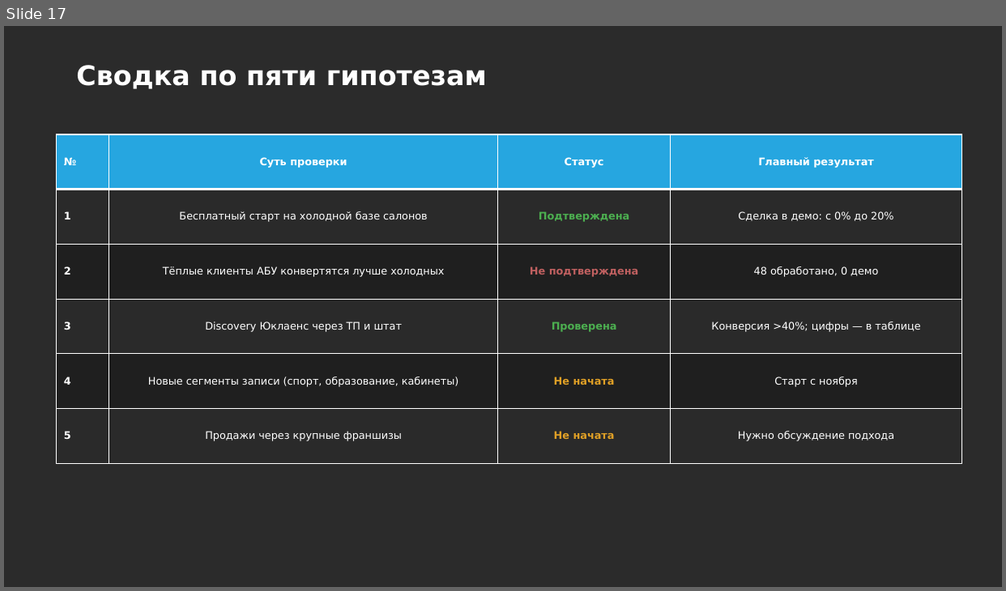
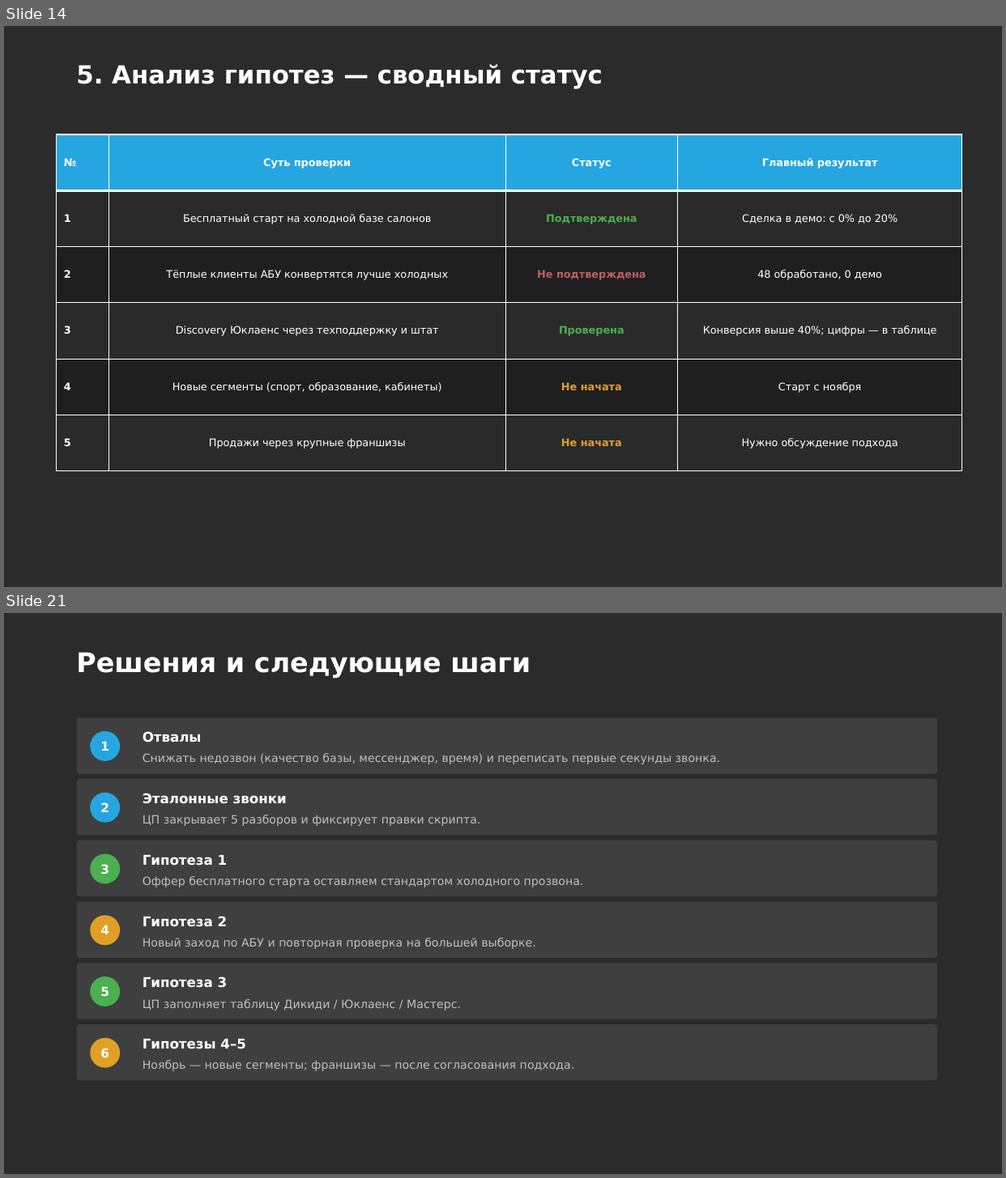
Before and after one commit to daaanilNikonov/for-lisa, a slide deck: presentation/Блиц-запись_Отчет_по_гипотезам.pptx. Shown one above the other, each under a label of ours: slide 17 before the commit, slides 14 and 21 after it; the slides between them are not shown. The pictures are 1006x591 and 1006x1178 pixels, drawn with LibreOffice and Linux fonts; fonts in the diff are those of the drawing; background and template pictures are left out; a plain dark background stands for a picture behind light text. Boxes give left, top, right and bottom in pixels: in the first picture for what was removed or moved away, otherwise in the second. Text is boxed around its words. In the diff, an @@ line names an element or a change of style, - is before the commit and + after.

```diff
--- a/presentation/Блиц-запись_Отчет_по_гипотезам.pptx
+++ b/presentation/Блиц-запись_Отчет_по_гипотезам.pptx
@@ slide 21 added at (x1=4, y1=613, x2=1002, y2=1174), background picture (left out) @@
@@ title added at (x1=76, y1=652, x2=530, y2=678), 26 pt, text #FFFFFF, bold @@
+Решения и следующие шаги
@@ rounded rectangle added at (x1=77, y1=717, x2=938, y2=774), fill #3F3F3F @@
@@ ellipse added at (x1=90, y1=731, x2=120, y2=761), fill #26A6E0 @@
@@ text added at (x1=143, y1=731, x2=202, y2=742), 13 pt, text #FFFFFF, bold @@
+Отвалы
@@ text added at (x1=100, y1=741, x2=109, y2=751), 12 pt, text #FFFFFF, bold @@
+1
@@ text added at (x1=143, y1=753, x2=720, y2=764), 11 pt, text #BFBFBF @@
+Снижать недозвон (качество базы, мессенджер, время) и переписать первые секунды звонка.
@@ rounded rectangle added at (x1=77, y1=779, x2=938, y2=835), fill #3F3F3F @@
@@ ellipse added at (x1=90, y1=793, x2=120, y2=823), fill #26A6E0 @@
@@ text added at (x1=100, y1=803, x2=109, y2=812), 12 pt, text #FFFFFF, bold @@
+2
@@ text added at (x1=143, y1=793, x2=287, y2=804), 13 pt, text #FFFFFF, bold @@
+Эталонные звонки
@@ text added at (x1=143, y1=815, x2=480, y2=826), 11 pt, text #BFBFBF @@
+ЦП закрывает 5 разборов и фиксирует правки скрипта.
@@ rounded rectangle added at (x1=77, y1=841, x2=938, y2=897), fill #3F3F3F @@
@@ ellipse added at (x1=90, y1=854, x2=120, y2=884), fill #4CAF50 @@
@@ text added at (x1=143, y1=855, x2=228, y2=865), 13 pt, text #FFFFFF, bold @@
+Гипотеза 1
@@ text added at (x1=100, y1=864, x2=109, y2=874), 12 pt, text #FFFFFF, bold @@
+3
@@ text added at (x1=143, y1=876, x2=584, y2=888), 11 pt, text #BFBFBF @@
+Оффер бесплатного старта оставляем стандартом холодного прозвона.
@@ rounded rectangle added at (x1=77, y1=902, x2=938, y2=958), fill #3F3F3F @@
@@ ellipse added at (x1=90, y1=915, x2=120, y2=945), fill #E0A026 @@
@@ text added at (x1=100, y1=925, x2=109, y2=935), 12 pt, text #FFFFFF, bold @@
+4
@@ text added at (x1=143, y1=916, x2=228, y2=926), 13 pt, text #FFFFFF, bold @@
+Гипотеза 2
@@ text added at (x1=143, y1=938, x2=536, y2=949), 11 pt, text #BFBFBF @@
+Новый заход по АБУ и повторная проверка на большей выборке.
@@ rounded rectangle added at (x1=77, y1=964, x2=938, y2=1020), fill #3F3F3F @@
@@ ellipse added at (x1=90, y1=977, x2=120, y2=1007), fill #4CAF50 @@
@@ text added at (x1=143, y1=977, x2=228, y2=988), 13 pt, text #FFFFFF, bold @@
+Гипотеза 3
@@ text added at (x1=100, y1=987, x2=109, y2=996), 12 pt, text #FFFFFF, bold @@
+5
@@ text added at (x1=143, y1=999, x2=461, y2=1011), 11 pt, text #BFBFBF @@
+ЦП заполняет таблицу Дикиди / Юклаенс / Мастерс.
@@ rounded rectangle added at (x1=77, y1=1024, x2=938, y2=1081), fill #3F3F3F @@
@@ ellipse added at (x1=90, y1=1038, x2=120, y2=1068), fill #E0A026 @@
@@ text added at (x1=100, y1=1048, x2=109, y2=1058), 12 pt, text #FFFFFF, bold @@
+6
@@ text added at (x1=143, y1=1039, x2=245, y2=1049), 13 pt, text #FFFFFF, bold @@
+Гипотезы 4–5
@@ text added at (x1=143, y1=1060, x2=575, y2=1071), 11 pt, text #BFBFBF @@
+Ноябрь — новые сегменты; франшизы — после согласования подхода.
@@ what was slide 17 is now slide 14 @@
@@ slide 14 changed as well @@
@@ title at (x1=76, y1=64, x2=603, y2=89): text changed; size 26 to 24 pt @@
-Сводка по пяти гипотезам
+5. Анализ гипотез — сводный статус
@@ table at (x1=57, y1=135, x2=962, y2=472) @@
-row 4, column 2: Discovery Юклаенс через ТП и штат
+row 4, column 2: Discovery Юклаенс через техподдержку и штат
-row 4, column 4: Конверсия >40%; цифры — в таблице
+row 4, column 4: Конверсия выше 40%; цифры — в таблице
-row 5, column 2: Новые сегменты записи (спорт, образование, кабинеты)
+row 5, column 2: Новые сегменты (спорт, образование, кабинеты)
```
Also in this commit, not shown: 1 other slide changed, 18 other slides added, 16 slides removed, 5 other files.
